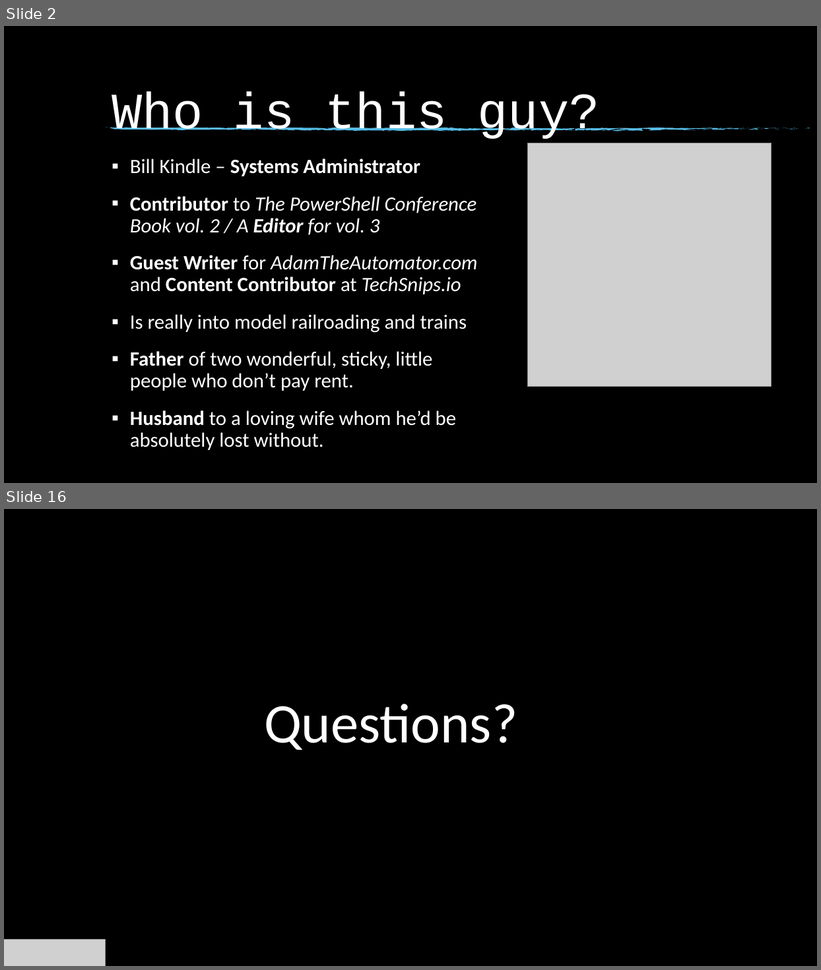
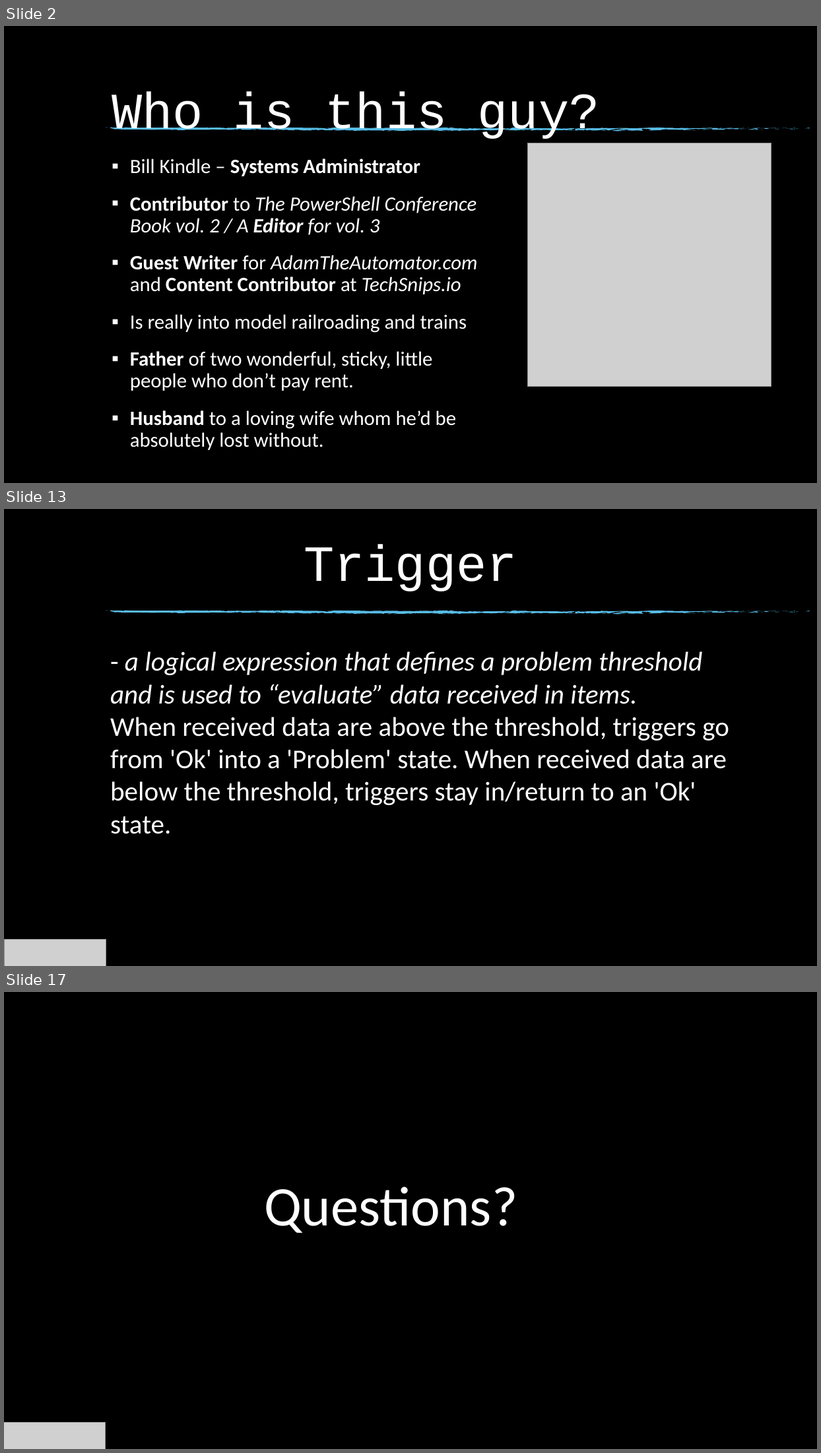
Before and after one commit to billkindle/FWVMUG_June_2020_Enterprise_Monitoring_With_Zabbix, a slide deck: FWVMUG_June_2020_Monitoring_ESXi_Zabbix.pptx. Shown one above the other, each under a label of ours: slides 2 and 16 before the commit, slides 2, 13 and 17 after it; the slides between them are not shown. The pictures are 821x970 and 821x1453 pixels, drawn with LibreOffice and Linux fonts; fonts in the diff are those of the drawing; grey boxes stand for pictures; background and template pictures are left out. Boxes give left, top, right and bottom in pixels: in the first picture for what was removed or moved away, otherwise in the second. Text is boxed around its words. In the diff, an @@ line names an element or a change of style, - is before the commit and + after.

```diff
--- a/FWVMUG_June_2020_Monitoring_ESXi_Zabbix.pptx
+++ b/FWVMUG_June_2020_Monitoring_ESXi_Zabbix.pptx
@@ slide 13 added at bbox=[4, 509, 817, 966], background picture (left out); not listed: 74 template elements that a slide beside it also shows @@
@@ title added at bbox=[304, 545, 517, 591], 60 pt, text #FFFFFF @@
+Trigger
@@ text added at bbox=[110, 652, 729, 834], 32 pt, text #FFFFFF @@
+- a logical expression that defines a problem threshold and is used to “evaluate” data received in items.
+When received data are above the threshold, triggers go from 'Ok' into a 'Problem' state. When received data are below the threshold, triggers stay in/return to an 'Ok' state.
@@ picture added at bbox=[5, 940, 106, 966] @@
@@ what was slide 16 is now slide 17 @@
```
Also in this commit, not shown: 6 slides changed, 3 other slides added, 3 slides removed.
